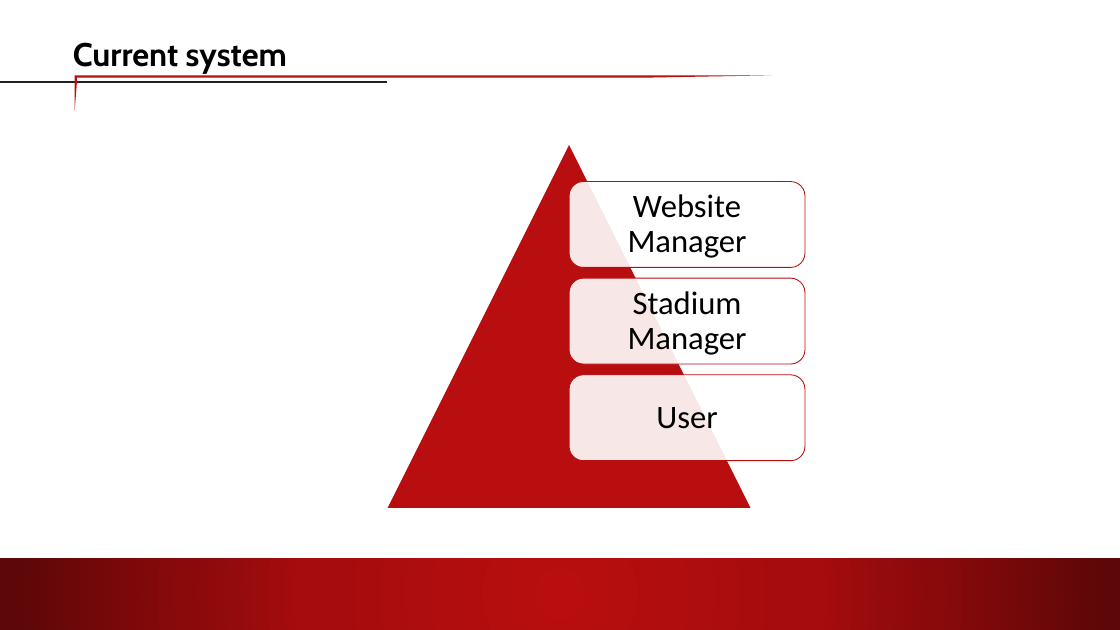
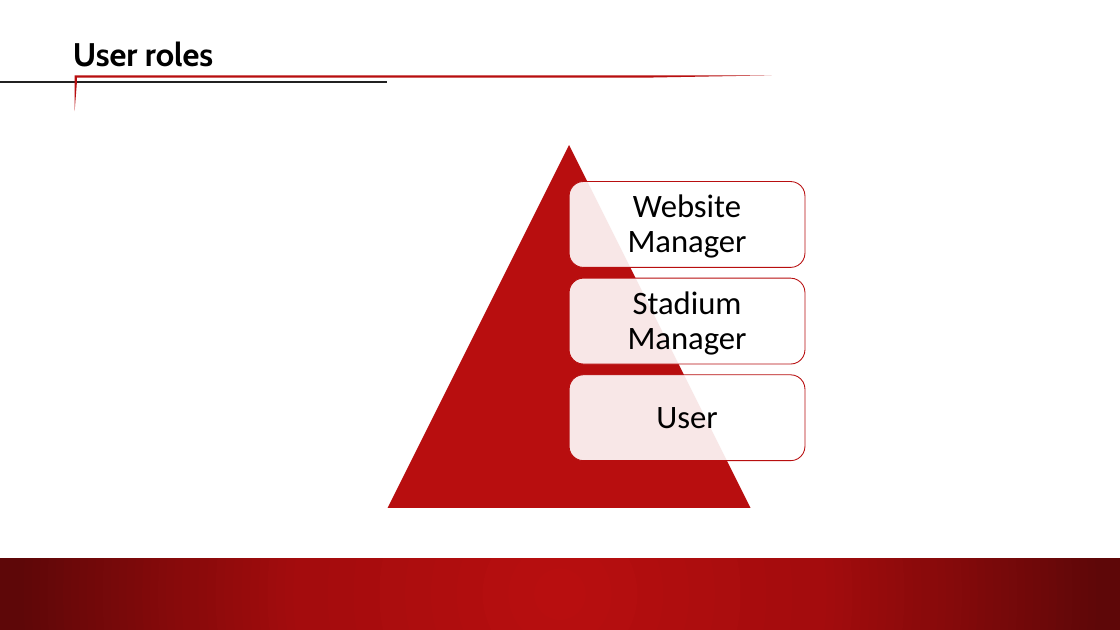
Before and after one commit to lighting92/football-pitches-booking, a slide deck: slide 9 of Material/ThinhND/FPB_CP_Presentation.pptx. Drawn at 1120x630 pixels with LibreOffice and Linux fonts; fonts in the diff are those of the drawing; background and template pictures are left out. Boxes give left, top, right and bottom in pixels: in the first picture for what was removed or moved away, otherwise in the second. Text is boxed around its words. In the diff, an @@ line names an element or a change of style, - is before the commit and + after.

```diff
--- a/Material/ThinhND/FPB_CP_Presentation.pptx
+++ b/Material/ThinhND/FPB_CP_Presentation.pptx
@@ text at (73, 41, 213, 67): text changed @@
-Current system
+User roles
```
Also in this commit, not shown: 1 other slide changed, 1 other file.
